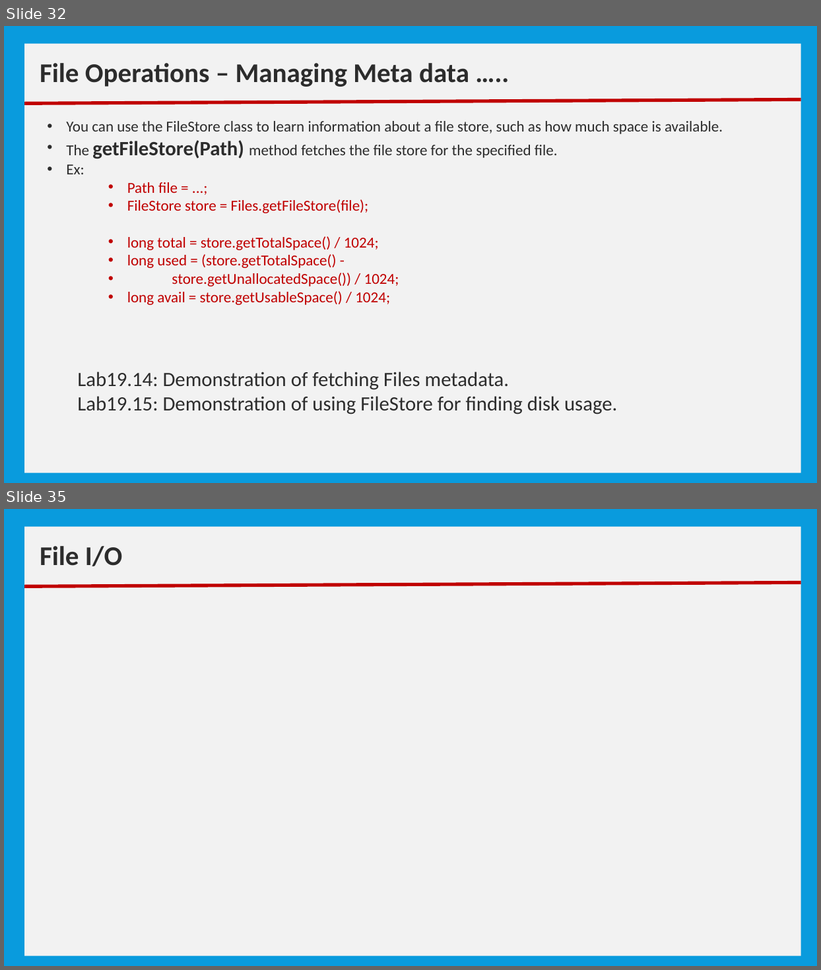
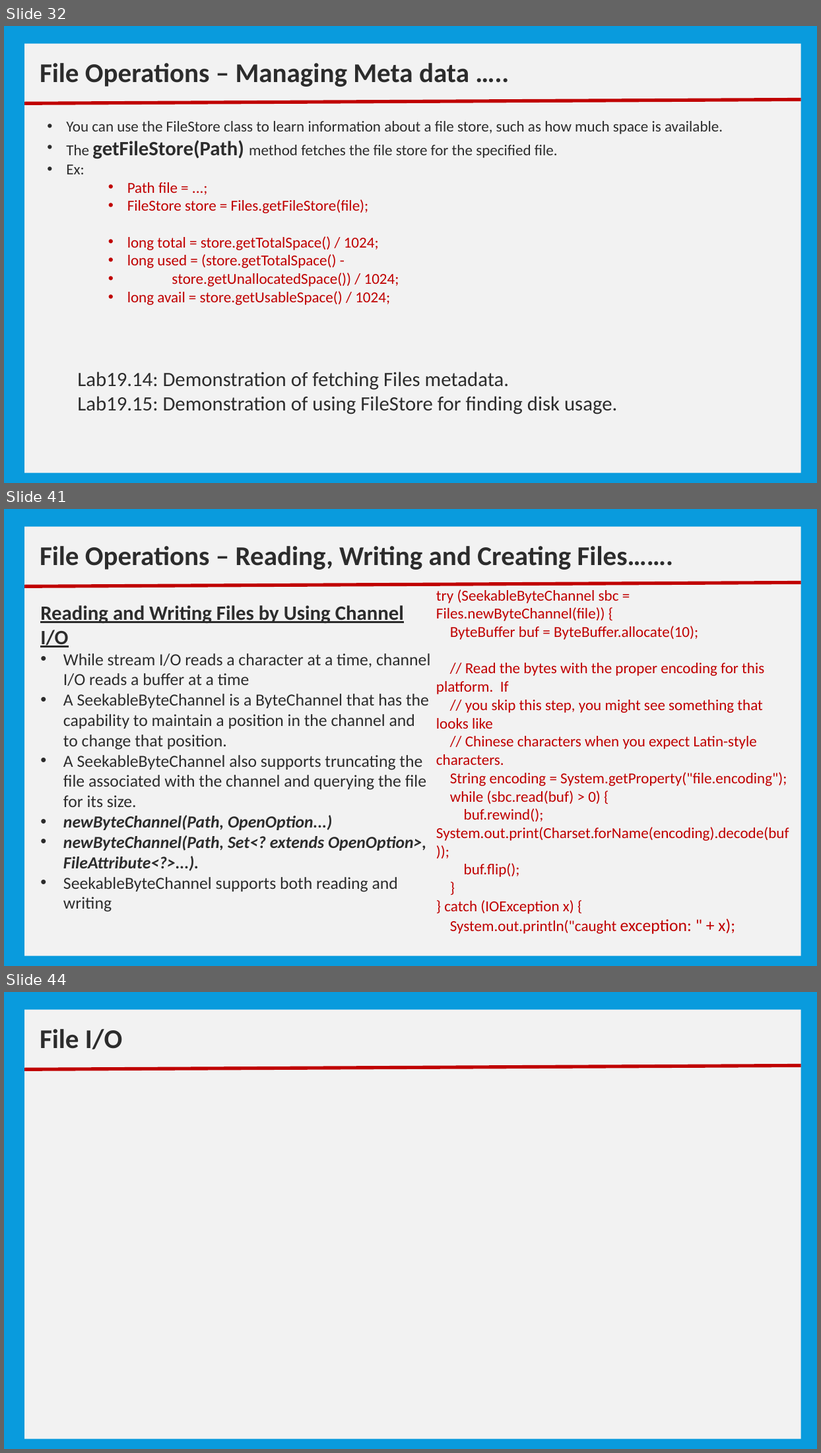
Before and after one commit to nmsgit1234/TechnicalDocs, a slide deck: training/core_java/10_Basic IO.pptx. Shown one above the other, each under a label of ours: slides 32 and 35 before the commit, slides 32, 41 and 44 after it; the slides between them are not shown. The pictures are 821x970 and 821x1453 pixels, drawn with LibreOffice and Linux fonts; fonts in the diff are those of the drawing. Boxes give left, top, right and bottom in pixels: in the first picture for what was removed or moved away, otherwise in the second. Text is boxed around its words. In the diff, an @@ line names an element or a change of style, - is before the commit and + after.

```diff
--- a/training/core_java/10_Basic IO.pptx
+++ b/training/core_java/10_Basic IO.pptx
@@ slide 41 added at [4,509,817,966], background #099BDD @@
@@ rectangle added at [24,527,801,956], fill #F2F2F2 @@
@@ text added at [40,546,673,570], 32 pt, text #2C2C2C, bold @@
+File Operations – Reading, Writing and Creating Files…….
@@ line added from (24, 586) to (801, 583), #C00000 4 pt @@
@@ text added at [40,605,430,912], 20 pt, text #2C2C2C @@
+Reading and Writing Files by Using Channel I/O
+• While stream I/O reads a character at a time, channel I/O reads a buffer at a time
+• A SeekableByteChannel is a ByteChannel that has the capability to maintain a position in the channel and to change that position.
+• A SeekableByteChannel also supports truncating the file associated with the channel and querying the file for its size.
+• newByteChannel(Path, OpenOption...)
+• newByteChannel(Path, Set<? extends OpenOption>, FileAttribute<?>...).
+• SeekableByteChannel supports both reading and writing
@@ text added at [436,590,789,934], 18 pt, text #C00000 @@
+try (SeekableByteChannel sbc = Files.newByteChannel(file)) {
+ByteBuffer buf = ByteBuffer.allocate(10);
+// Read the bytes with the proper encoding for this platform. If
+// you skip this step, you might see something that looks like
+// Chinese characters when you expect Latin-style characters.
+String encoding = System.getProperty("file.encoding");
+while (sbc.read(buf) > 0) {
+buf.rewind();
+System.out.print(Charset.forName(encoding).decode(buf));
+buf.flip();
+}
+} catch (IOException x) {
+System.out.println("caught exception: " + x);
@@ what was slide 35 is now slide 44 @@
```
Also in this commit, not shown: 1 slide changed, 9 other slides added, 1 slide removed, 1 other file.
